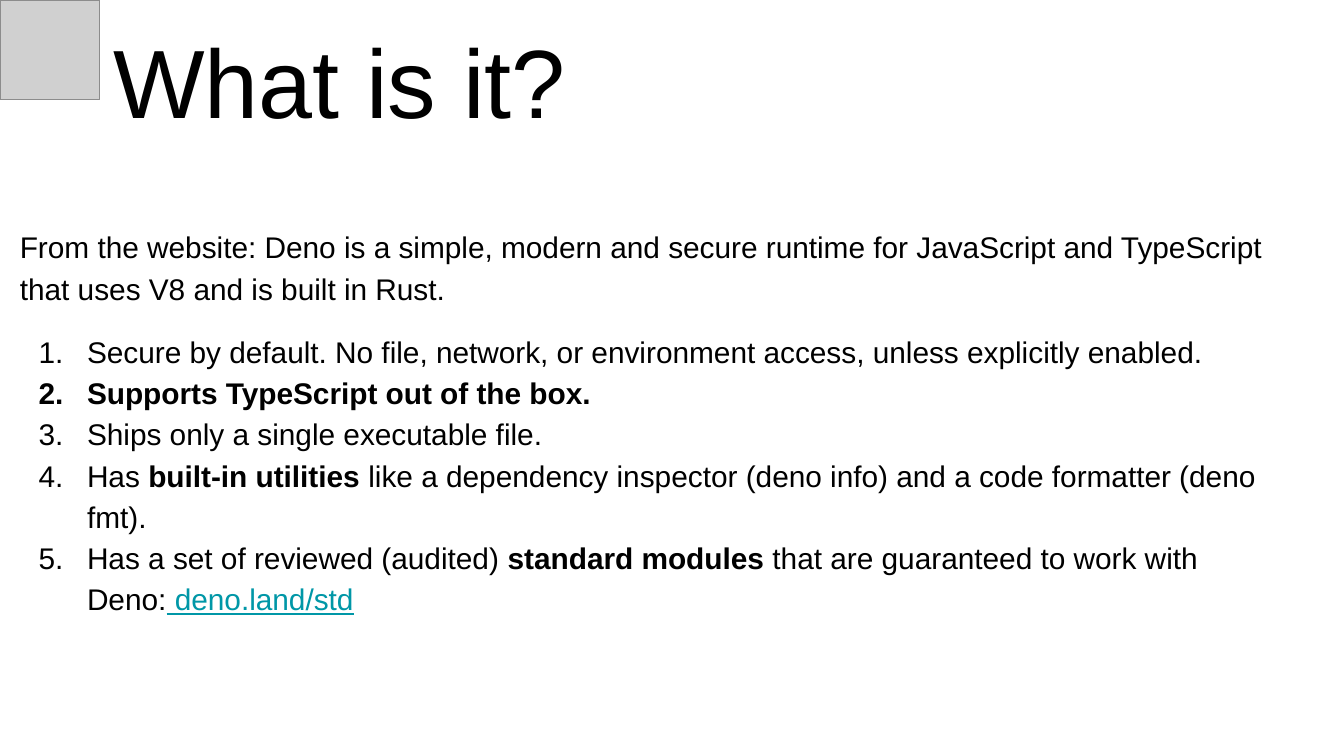
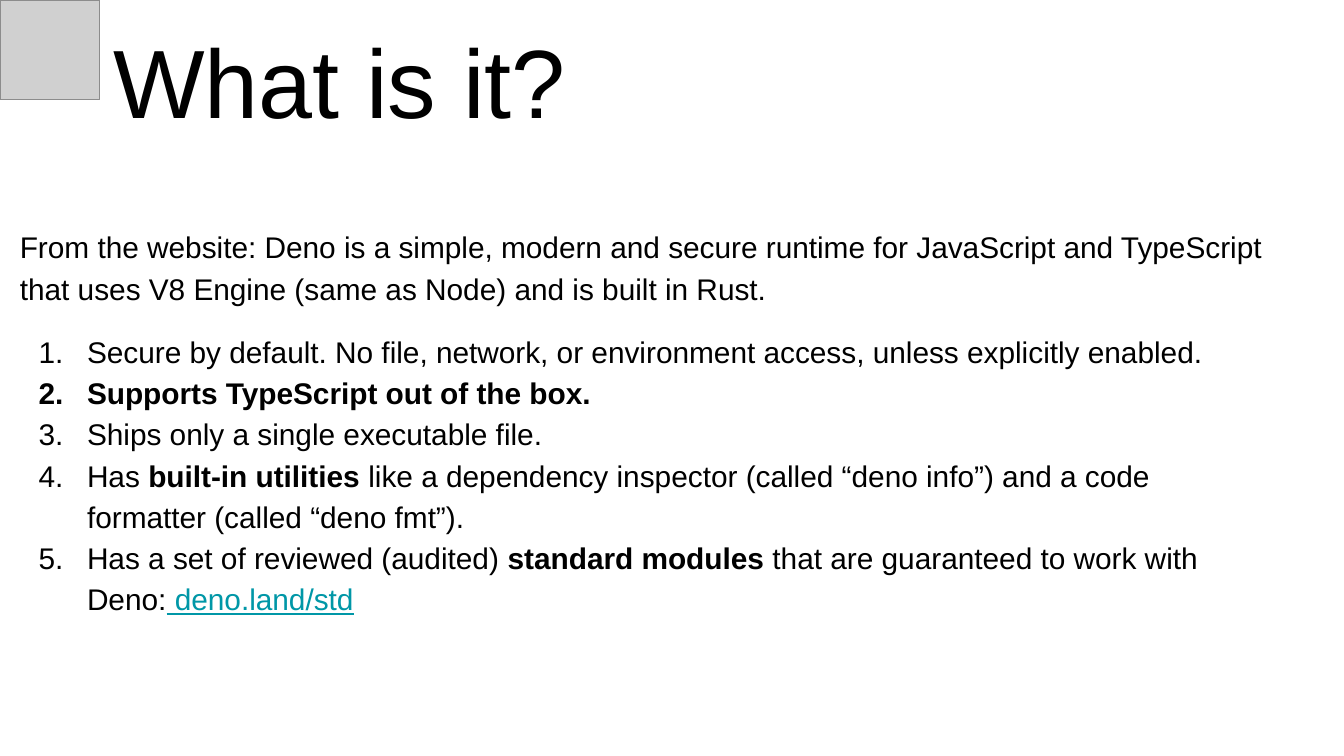
Before and after one commit to michaelachrisco/deno-developer-talk, a slide deck: slide 2 of Introduction to Deno.pptx. Drawn at 1344x756 pixels with LibreOffice and Linux fonts; fonts in the diff are those of the drawing; grey boxes stand for pictures. Boxes give left, top, right and bottom in pixels: in the first picture for what was removed or moved away, otherwise in the second. Text is boxed around its words. In the diff, an @@ line names an element or a change of style, - is before the commit and + after.

```diff
--- a/Introduction to Deno.pptx
+++ b/Introduction to Deno.pptx
@@ text at [20,236,1262,305]: text changed @@
-From the website: Deno is a simple, modern and secure runtime for JavaScript and TypeScript that uses V8 and is built in Rust.
+From the website: Deno is a simple, modern and secure runtime for JavaScript and TypeScript that uses V8 Engine (same as Node) and is built in Rust.
@@ text at [87,465,1150,533]: text changed @@
-4. Has built-in utilities like a dependency inspector (deno info) and a code formatter (deno fmt).
+4. Has built-in utilities like a dependency inspector (called “deno info”) and a code formatter (called “deno fmt”).
```
Also in this commit, not shown: 7 other slides changed, 4 slides added, 1 other file.
